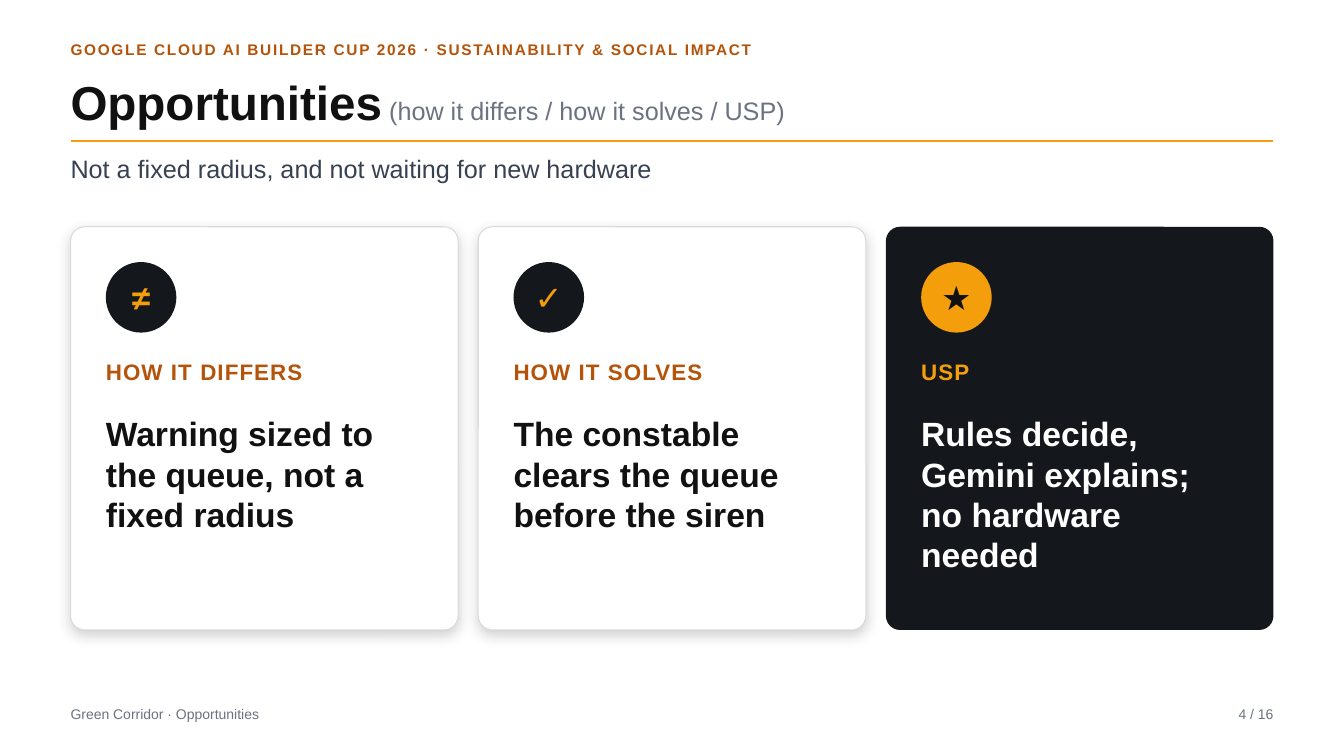
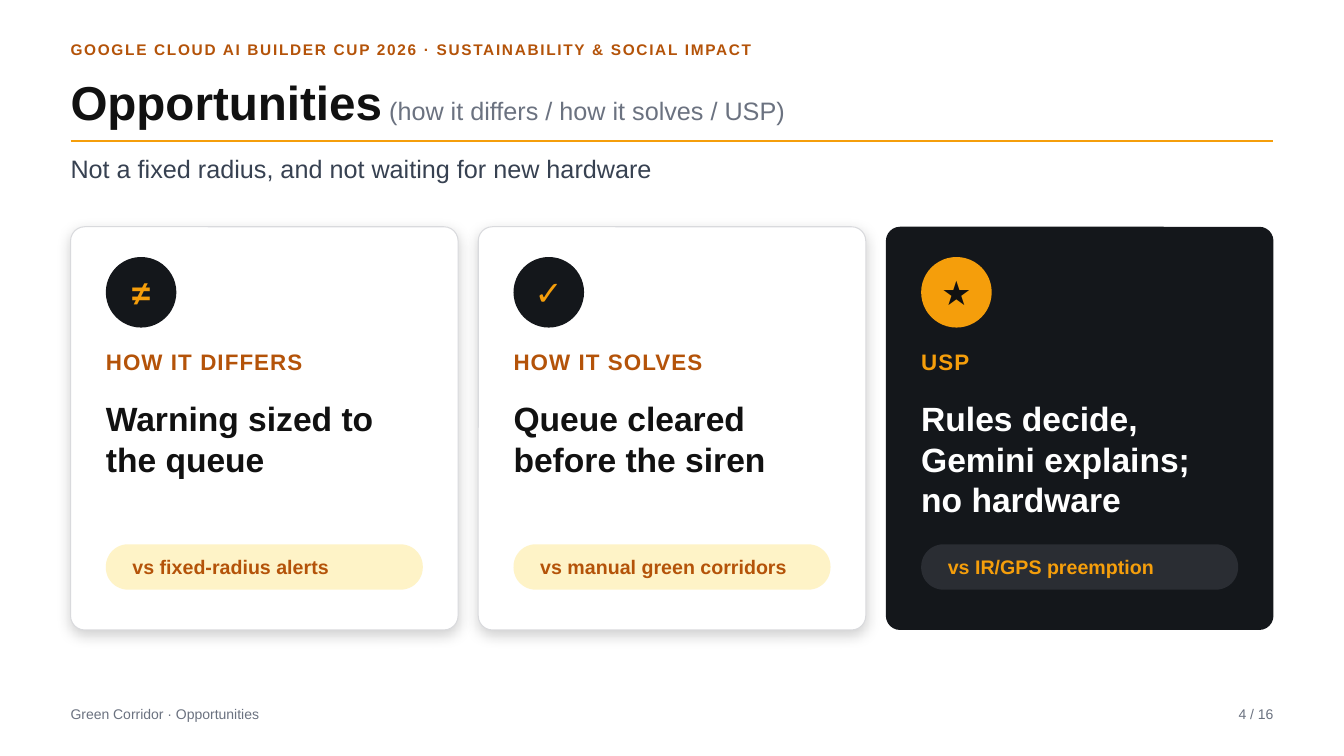
Before and after one commit to Nandish3010/ideal-disco, a slide deck: slide 4 of deck/Green-Corridor-Deck.pptx. Drawn at 1344x756 pixels with LibreOffice and Linux fonts; fonts in the diff are those of the drawing. Boxes give left, top, right and bottom in pixels: in the first picture for what was removed or moved away, otherwise in the second. Text is boxed around its words. In the diff, an @@ line names an element or a change of style, - is before the commit and + after.

```diff
--- a/deck/Green-Corridor-Deck.pptx
+++ b/deck/Green-Corridor-Deck.pptx
@@ 3 ellipses: place and size @@
-3 ellipses at (106, 262, 992, 333)
+3 ellipses at (106, 257, 992, 328)
@@ 3 texts: place and size @@
-3 texts at (106, 364, 969, 381)
+3 texts at (106, 354, 969, 371)
@@ text at (106, 406, 374, 479): text changed @@
-Warning sized to the queue, not a fixed radius
+Warning sized to the queue
@@ text at (514, 406, 765, 473): text changed @@
-The constable clears the queue before the siren
+Queue cleared before the siren
@@ text at (921, 406, 1190, 513): text changed @@
-Rules decide, Gemini explains; no hardware needed
+Rules decide, Gemini explains; no hardware
@@ rounded rectangle added at (106, 544, 422, 590), fill #FEF3C7, 14 pt, text #B45309, bold @@
+vs fixed-radius alerts
@@ rounded rectangle added at (513, 544, 830, 590), fill #FEF3C7, 14 pt, text #B45309, bold @@
+vs manual green corridors
@@ rounded rectangle added at (922, 544, 1238, 590), fill #2A2D33, 14 pt, text #F59E0B, bold @@
+vs IR/GPS preemption
```
Also in this commit, not shown: 9 other slides changed, 5 other files.
